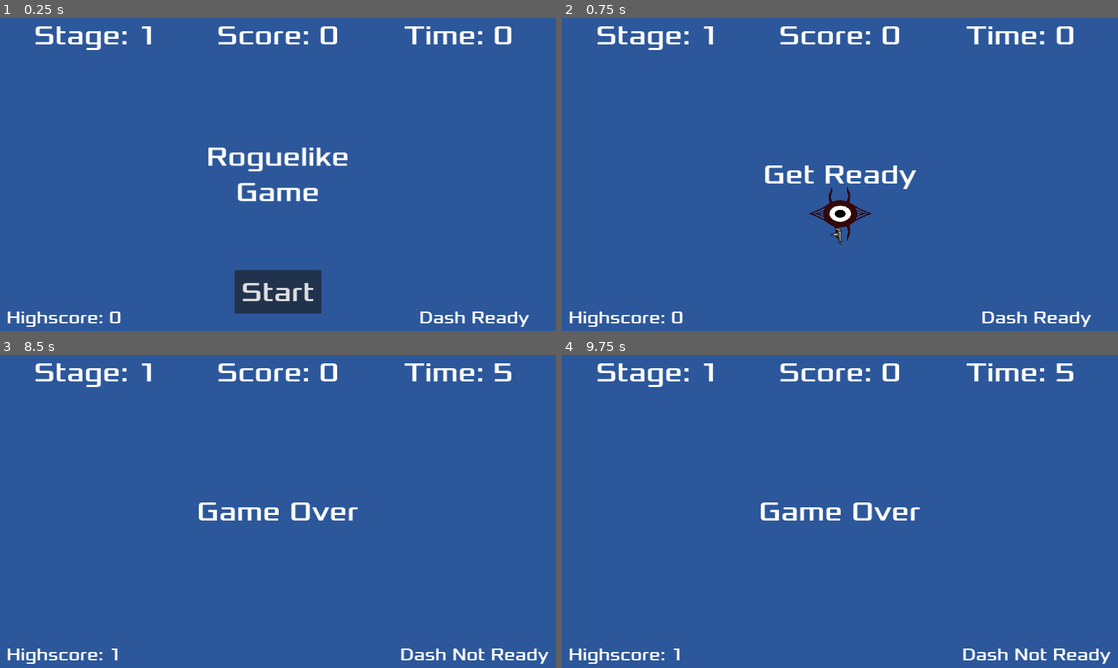
Above: before the commit, frames 1-4 (two rows, left to right).
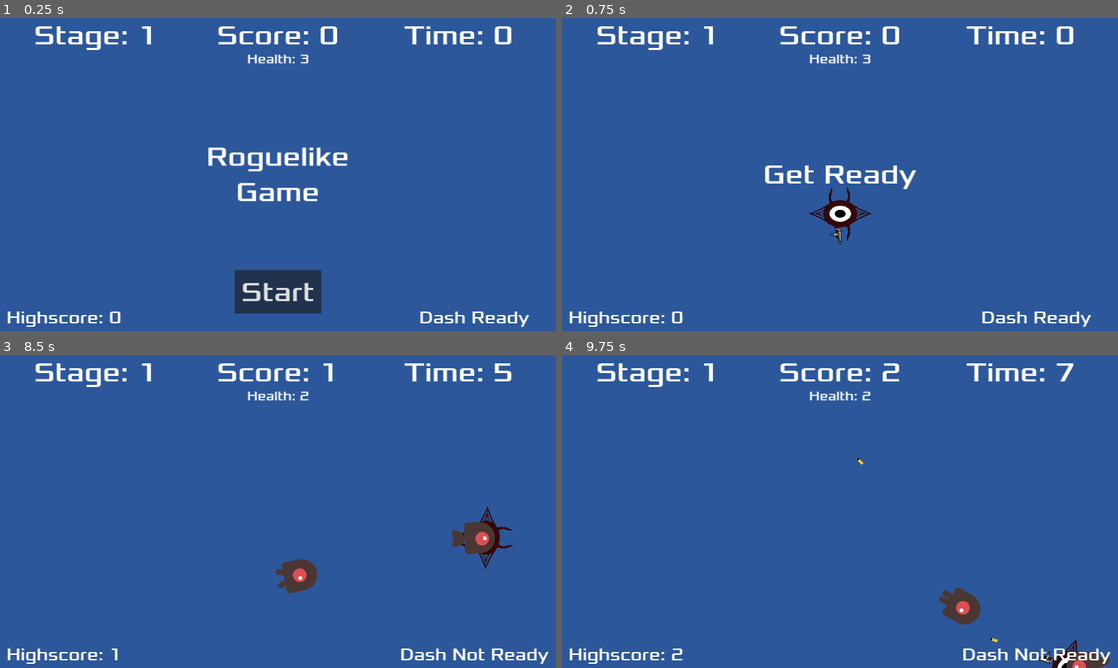
Above: after the commit, the same moments.

Repository: TacticalVortex/Eye-Survived
Game: Godot game, scene res://main.tscn
The game is run twice, just before and just after one commit, with the same random seed, the same clock (stepped at 60 frames per second) and the same inputs.
Inputs (mouse positions are in pixels of both pictures, inside the frame that each line leads up to):
- Up to frame 1 (0.25 s): no input
- Up to frame 2 (0.75 s): click "Start" at 0.5 s
- Up to frame 3 (8.5 s): tap Enter at 1.25 s; move the mouse to (400, 495) at 1.27 s; press the mouse at (400, 495) at 1.28 s; hold D (move_right) 1.28-2.03 s; move the mouse to (166, 527) at 2.02 s; release the mouse at (166, 527) at 2.03 s; hold S (move_down) 2.03-2.78 s; tap Shift (dash) at 2.1, 4.35, 6.6 s; click (166, 527) at 2.3 s; move the mouse to (333, 442) at 2.77 s; press the mouse at (333, 442) at 2.78 s; hold D (move_right) 2.78-3.53 s; move the mouse to (250, 574) at 3.52 s; release the mouse at (250, 574) at 3.53 s; hold W (move_up) 3.53-4.28 s; click (250, 574) at 3.6 s; move the mouse to (444, 558) at 4.27 s; press the mouse at (444, 558) at 4.28 s; hold A (move_left) 4.28-5.78 s; move the mouse to (111, 464) at 5.02 s; release the mouse at (111, 464) at 5.03 s; click (111, 464) at 5.1 s; move the mouse to (305, 511) at 5.77 s; press the mouse at (305, 511) at 5.78 s; hold S (move_down) 5.78-6.53 s; move the mouse to (194, 433) at 6.52 s; release the mouse at (194, 433) at 6.53 s; hold D (move_right) 6.53-7.28 s; click (194, 433) at 6.8 s; move the mouse to (400, 495) at 7.27 s; press the mouse at (400, 495) at 7.28 s; hold W (move_up) 7.28-8.03 s; move the mouse to (166, 527) at 8.02 s; release the mouse at (166, 527) at 8.03 s; hold D (move_right) from 8.03 s (still down); click (166, 527) at 8.1 s
- Up to frame 4 (9.75 s): move the mouse to (895, 442) at 8.77 s; release D (move_right) at 8.78 s; press the mouse at (895, 442) at 8.78 s; hold S (move_down) 8.78-9.53 s; tap Shift (dash) at 8.85 s; move the mouse to (812, 574) at 9.52 s; release the mouse at (812, 574) at 9.53 s; hold A (move_left) from 9.53 s (still down); click (812, 574) at 9.6 s

The runs differ from the first frame. In frame 1, 0.2% of the frame differs, in the area x 44-56%, y 11-15%; in frame 2, 0.2%; in frame 3, 2.4%, in the area x 35-93%, y 2-76%; in frame 4, 2.2%.

Commit message:
Added health
Added health. Whenever you get hit by an enemy, you lose one health and have 3 seconds of invulnerability. Once you get to zero health, you lose. Also added a chance to gain a health back when picking up a chest.

Diff:
--- a/roguelike-game/global.gd
+++ b/roguelike-game/global.gd
@@ -9,6 +9,9 @@
 # Global variable for stage number
 var stage = 1
 
+# Global variable for health
+var health = 3
+
 # Called when the node enters the scene tree for the first time.
 func _ready() -> void:
 	pass # Replace with function body.
--- a/roguelike-game/hud.gd
+++ b/roguelike-game/hud.gd
@@ -38,6 +38,9 @@
 func update_stage(stage):
 	$StageLabel.text = "Stage: " + str(stage)
 
+func update_health(health):
+	$HealthLabel.text = "Health: " + str(health)
+
 func update_score(score):
 	$ScoreLabel.text = "Score: " + str(score)
 	if score > high_score:
--- a/roguelike-game/hud.tscn
+++ b/roguelike-game/hud.tscn
@@ -47,6 +47,21 @@
 theme_override_fonts/font = ExtResource("1_ftl2u")
 theme_override_font_sizes/font_size = 64
 text = "Score: 0"
+horizontal_alignment = 1
+vertical_alignment = 1
+
+[node name="HealthLabel" type="Label" parent="."]
+anchors_preset = 5
+anchor_left = 0.5
+anchor_right = 0.5
+offset_left = -87.5
+offset_top = 65.0
+offset_right = 87.5
+offset_bottom = 125.0
+grow_horizontal = 2
+theme_override_fonts/font = ExtResource("1_ftl2u")
+theme_override_font_sizes/font_size = 30
+text = "Health: 3"
 horizontal_alignment = 1
 vertical_alignment = 1
 
--- a/roguelike-game/main.gd
+++ b/roguelike-game/main.gd
@@ -43,6 +43,7 @@
 	$HUD.update_score(score)
 
 	$HUD.update_stage(Global.stage)
+	$HUD.update_health(Global.health)
 	$Stage.update_stage(Global.stage)
 
 	for mob in mobs:
--- a/roguelike-game/player.gd
+++ b/roguelike-game/player.gd
@@ -18,6 +18,8 @@
 var is_dashing = false
 var can_dash = true
 var dash_direction = Vector2.ZERO
+
+var can_be_hit = true
 
 # Called when the node enters the scene tree for the first time.
 func _ready():
@@ -88,14 +90,23 @@
 	is_dashing = false
 
 func _on_body_entered(body):
-	if body.is_in_group("bullet"):
+	if body.is_in_group("bullet") or not can_be_hit:
 		return
 	if body.is_in_group("chest"):
 		body.queue_free()
 		increase_fire_rate()
+		if randi() % 100 < 10:
+			Global.health += 1
 		return
 	if is_dashing:
 		return
+	if Global.health > 1:
+		Global.health -= 1
+		can_be_hit = false
+		$HealthTimer.start()
+		return
+	if Global.health == 1:
+		Global.health -= 1
 	for chest in chest_array:
 		if(is_instance_valid(chest)):
 			chest.queue_free()
@@ -111,6 +122,7 @@
 	position = pos
 	show()
 	fire_rate = 0.4
+	Global.health = 3
 	can_fire = true
 	$CollisionShape2D.disabled = false
 
@@ -125,3 +137,6 @@
 func _on_dash_cooldown_timer_timeout() -> void:
 	can_dash = true
 	Global.dash_cooldown = true
+
+func _on_health_timer_timeout() -> void:
+	can_be_hit = true
--- a/roguelike-game/player.tscn
+++ b/roguelike-game/player.tscn
@@ -47,6 +47,10 @@
 wait_time = 2.0
 one_shot = true
 
+[node name="HealthTimer" type="Timer" parent="."]
+wait_time = 3.0
+
 [connection signal="body_entered" from="." to="." method="_on_body_entered"]
 [connection signal="timeout" from="GunTimer" to="." method="_on_gun_timer_timeout"]
 [connection signal="timeout" from="DashCooldownTimer" to="." method="_on_dash_cooldown_timer_timeout"]
+[connection signal="timeout" from="HealthTimer" to="." method="_on_health_timer_timeout"]
Not shown, added: .gitignore
Not shown, added: roguelike-game/.gitattributes
Not shown, added: roguelike-game/.gitignore
